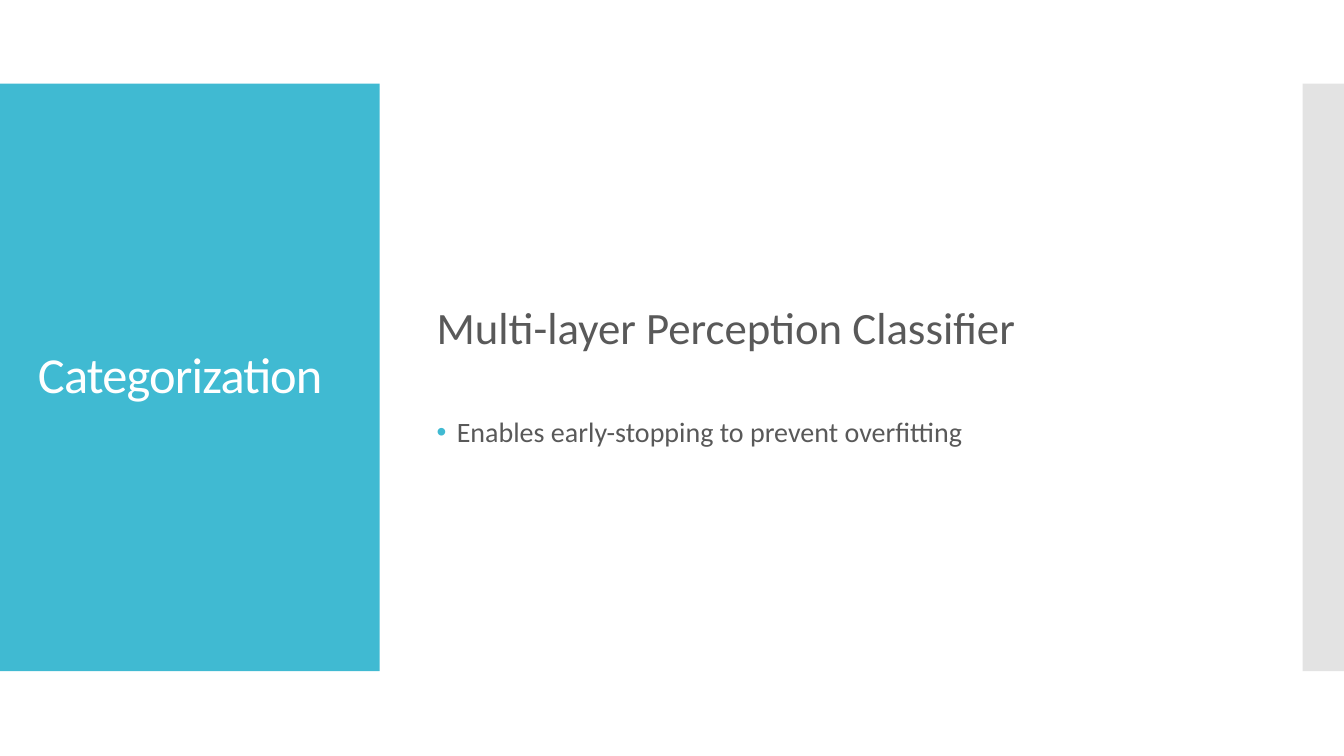
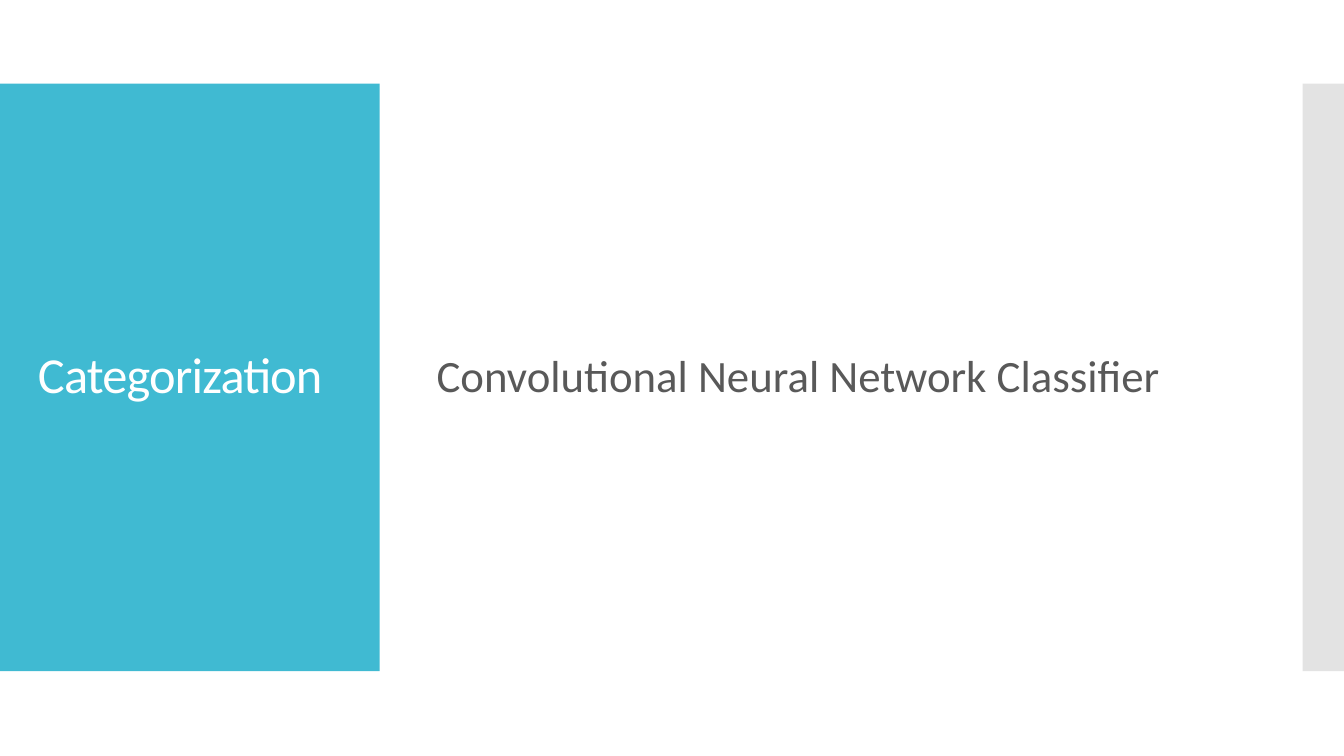
Before and after one commit to KeweiQ/CSC420-Face-Recognition-and-Emotion-Analysis, a slide deck: slide 8 of 420_presentation_slides.pptx. Drawn at 1344x756 pixels with LibreOffice and Linux fonts; fonts in the diff are those of the drawing. Boxes give left, top, right and bottom in pixels: in the first picture for what was removed or moved away, otherwise in the second. Text is boxed around its words. In the diff, an @@ line names an element or a change of style, - is before the commit and + after.

```diff
--- a/420_presentation_slides.pptx
+++ b/420_presentation_slides.pptx
@@ text at (437, 361, 1160, 393): text changed; size 20 to 32 pt @@
-Multi-layer Perception Classifier
-• Enables early-stopping to prevent overfitting
+Convolutional Neural Network Classifier
```
Also in this commit, not shown: 2 other slides changed, 4 slides added, 1 other file.
